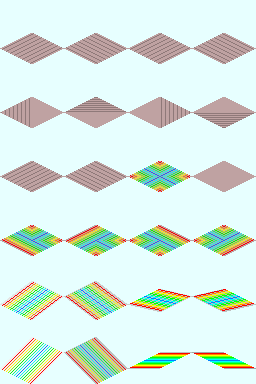
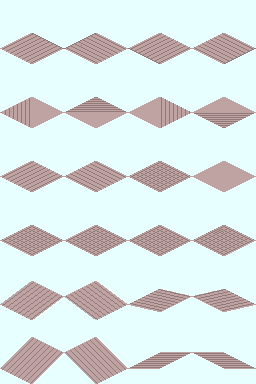
Layers edited between the first and the second 256px x 384px image:
renamed "roadbase.png" to "Snow_halation_Road1_V2.png", painted on it over [0, 33, 256, 384]
